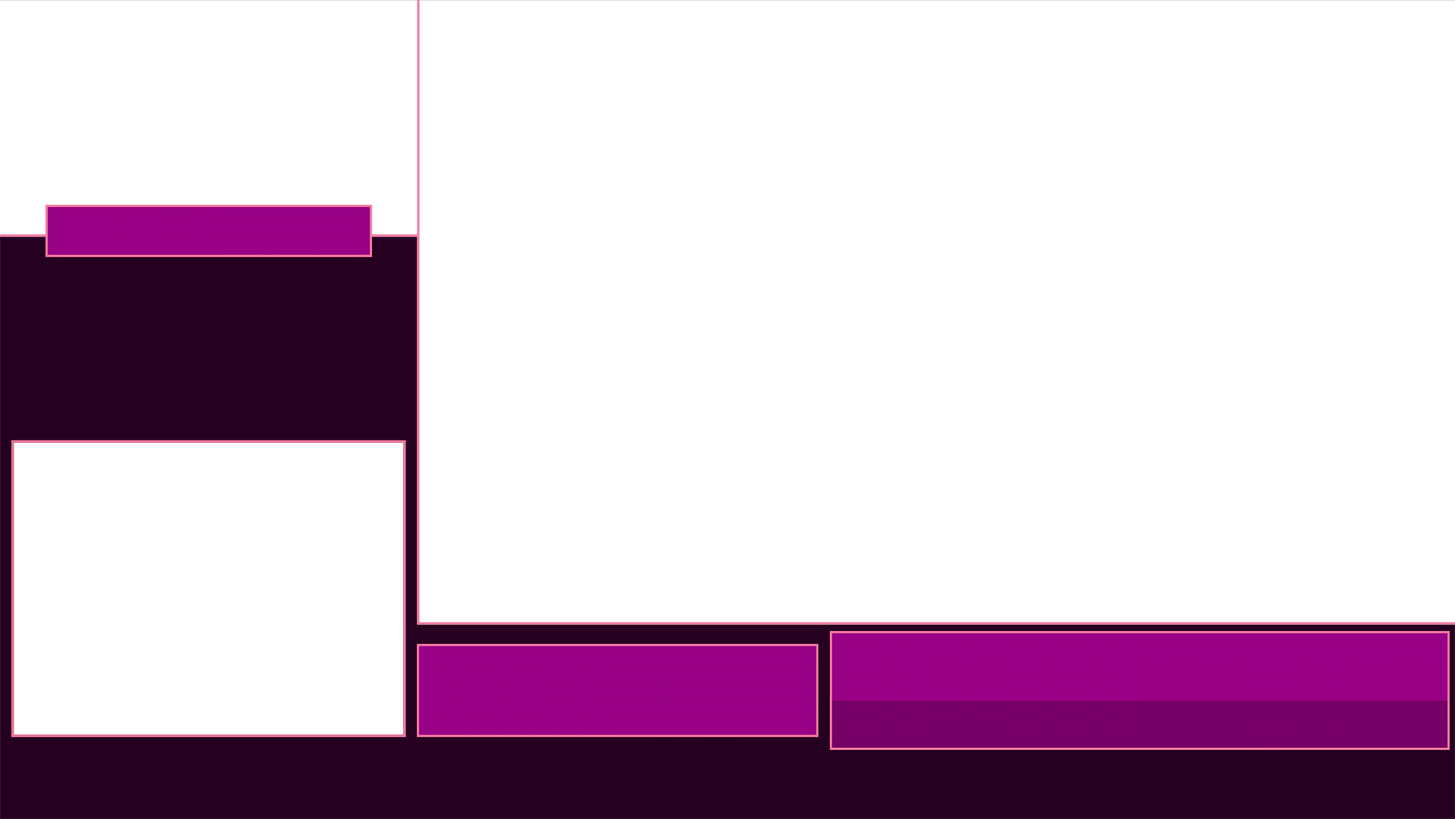
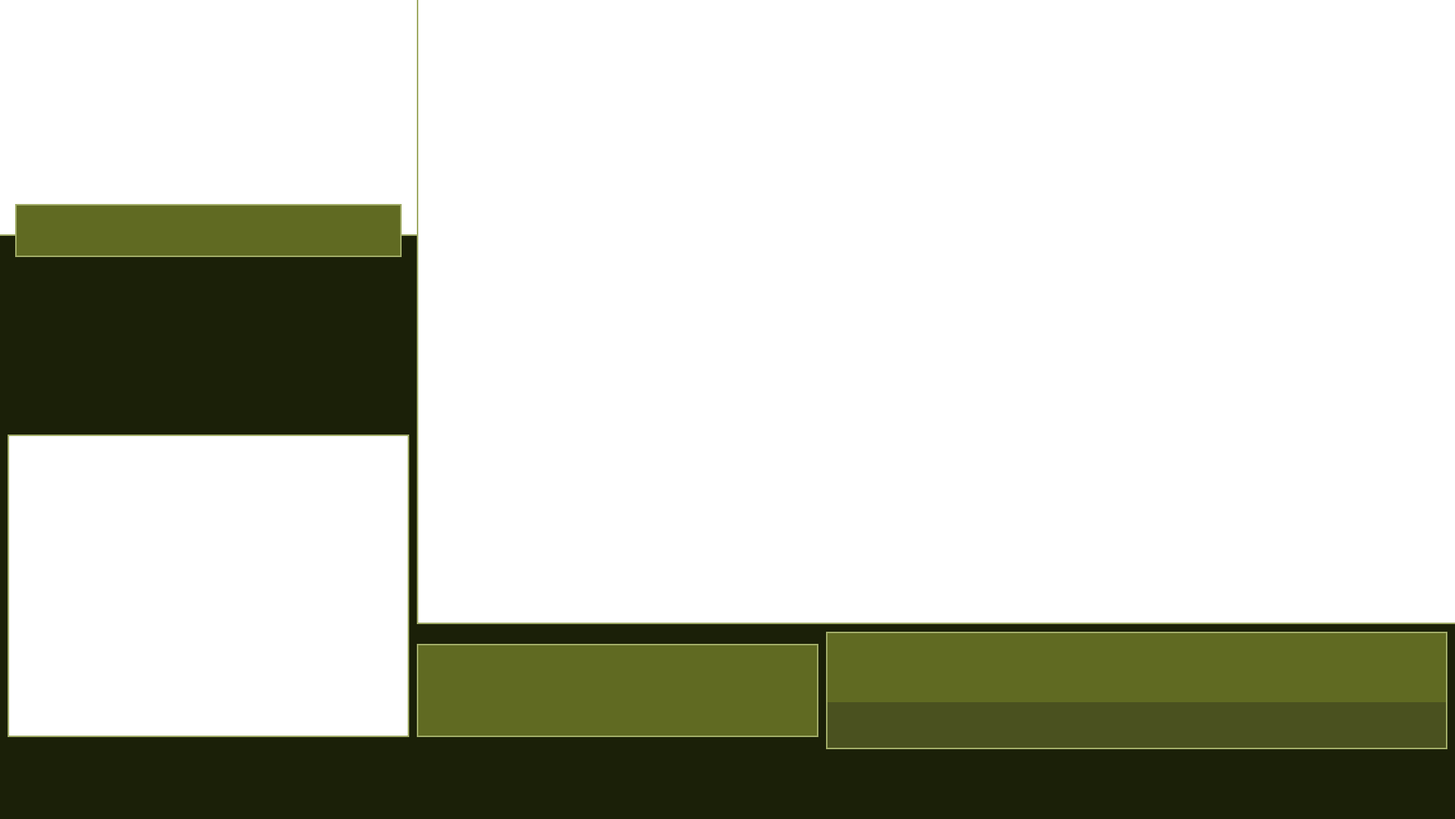
Two versions of the same layered image (1455 × 819). Layer-by-layer changes:
painted on "Category" over [826, 630, 1451, 750]
painted on "Timer" over [416, 643, 819, 737]
removed layer "Mpayer Name" over [45, 204, 373, 257]
added layer "Player" above "Cam Cover" over [15, 203, 402, 257]
painted on "Panel Borders" over [0, 0, 1455, 737]
painted on "Background" over [0, 0, 1455, 819]
